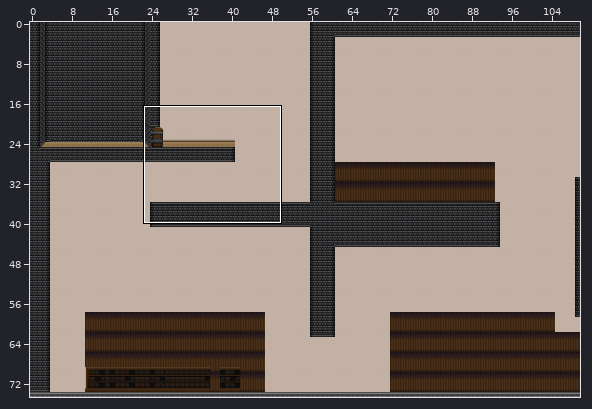
Two versions of a level (Tiled map, res/maps/level4.tmx). The picture above shows the old version from afar; the outline marks the close-up.
Close-up. As it was:
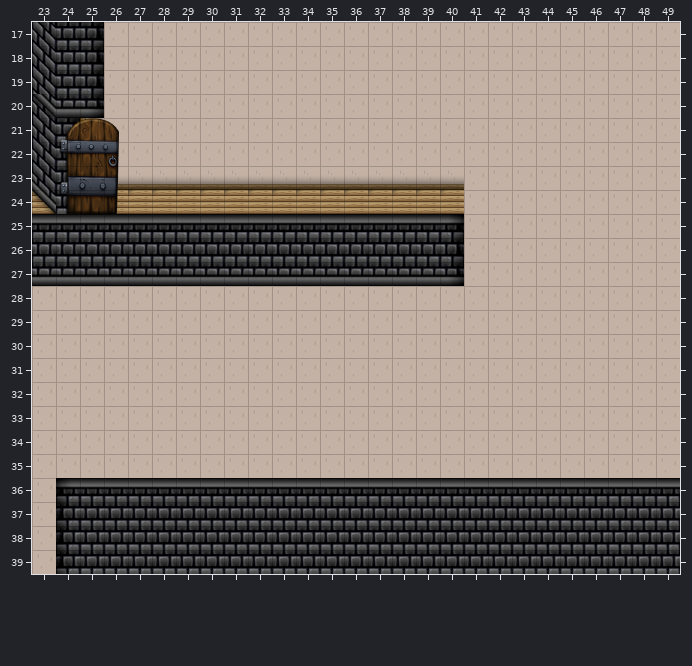
Cells are 64x64 px. Shown: x 23..49, y 17..39. The commit also changed other parts of the map, which this record leaves out.
The same view after the edit:
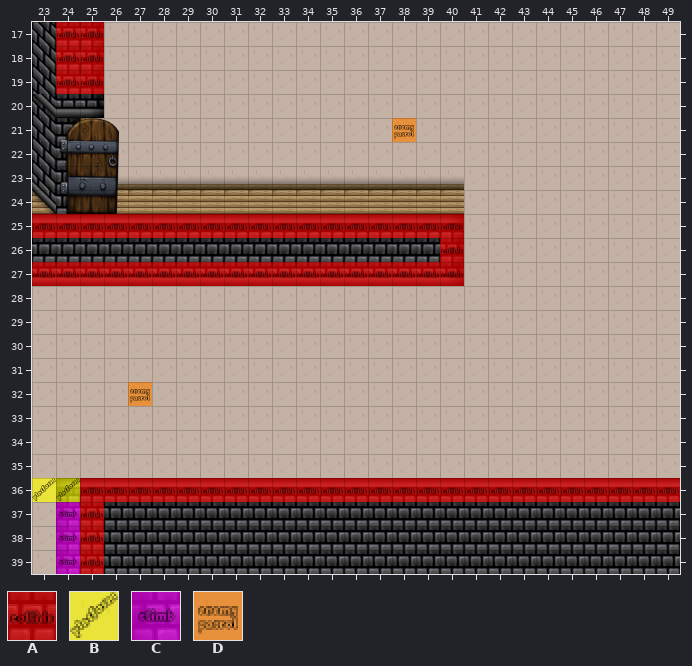
Key: from "Meta Tileset": A 3 "collision", B 4 "jump_through", C 7 "climb", D 10 "enemy_patrol".
_ is an empty cell.
Tiles of an added or newly shown layer are drawn over the layers below it.
See-through tiles are keyed as they look on the map.
Change:
Changed rows in their new state; . is an unchanged cell.
Layer "Collision" (now shown):
first column x 24:
17 AA.............
18 AA.............
19 AA.............
21 ..............D
first column x 23:
25 AAAAAAAAAAAAAAAAAA
26 .................A
27 AAAAAAAAAAAAAAAAAA
first column x 27:
32 D
first column x 23:
36 BBAAAAAAAAAAAAAAAAAAAAAAAAA
37 .CA........................
38 .CA........................
39 .CA........................
Boxes around the changes in both close-ups, in picture pixels (x1, y1, x2, y2):
added: (56, 22, 104, 94)
added: (392, 118, 416, 142)
added: (32, 214, 464, 286)
added: (128, 382, 152, 406)
added: (32, 478, 680, 574)
